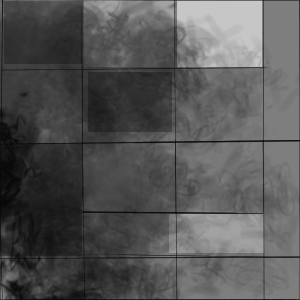
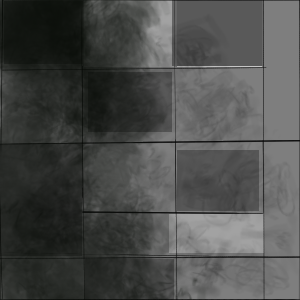
Two versions of the same layered image (300x300). Layer-by-layer changes:
added layer "Layer 6" above "Layer 5" over [left=0, top=0, right=256, bottom=300]
added layer "Layer 5" above "Layer 1" over [left=0, top=0, right=256, bottom=300]
painted on "Layer 1" over [left=0, top=0, right=300, bottom=300]
painted on "Background" over [left=0, top=0, right=300, bottom=300]
